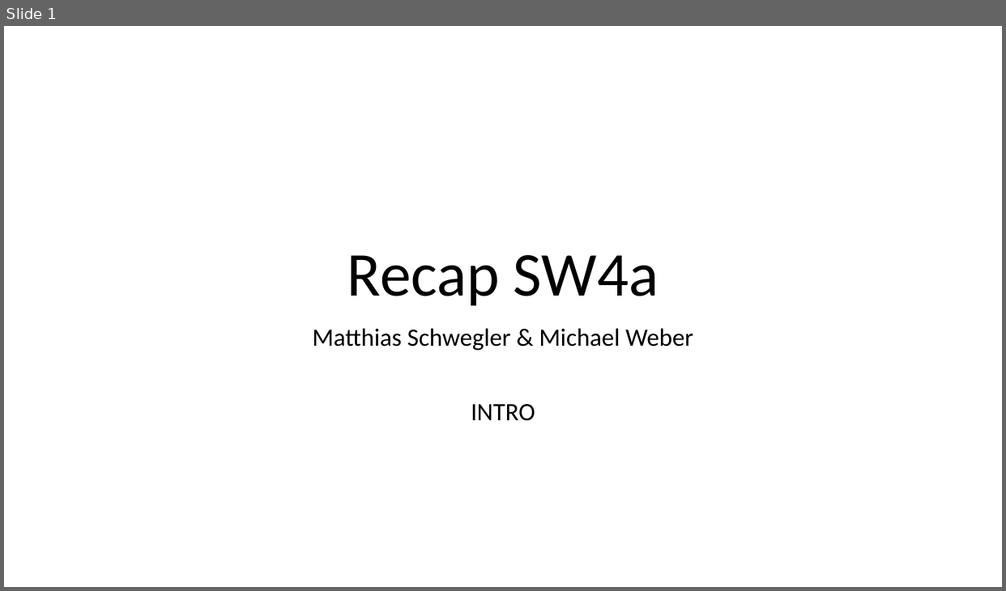
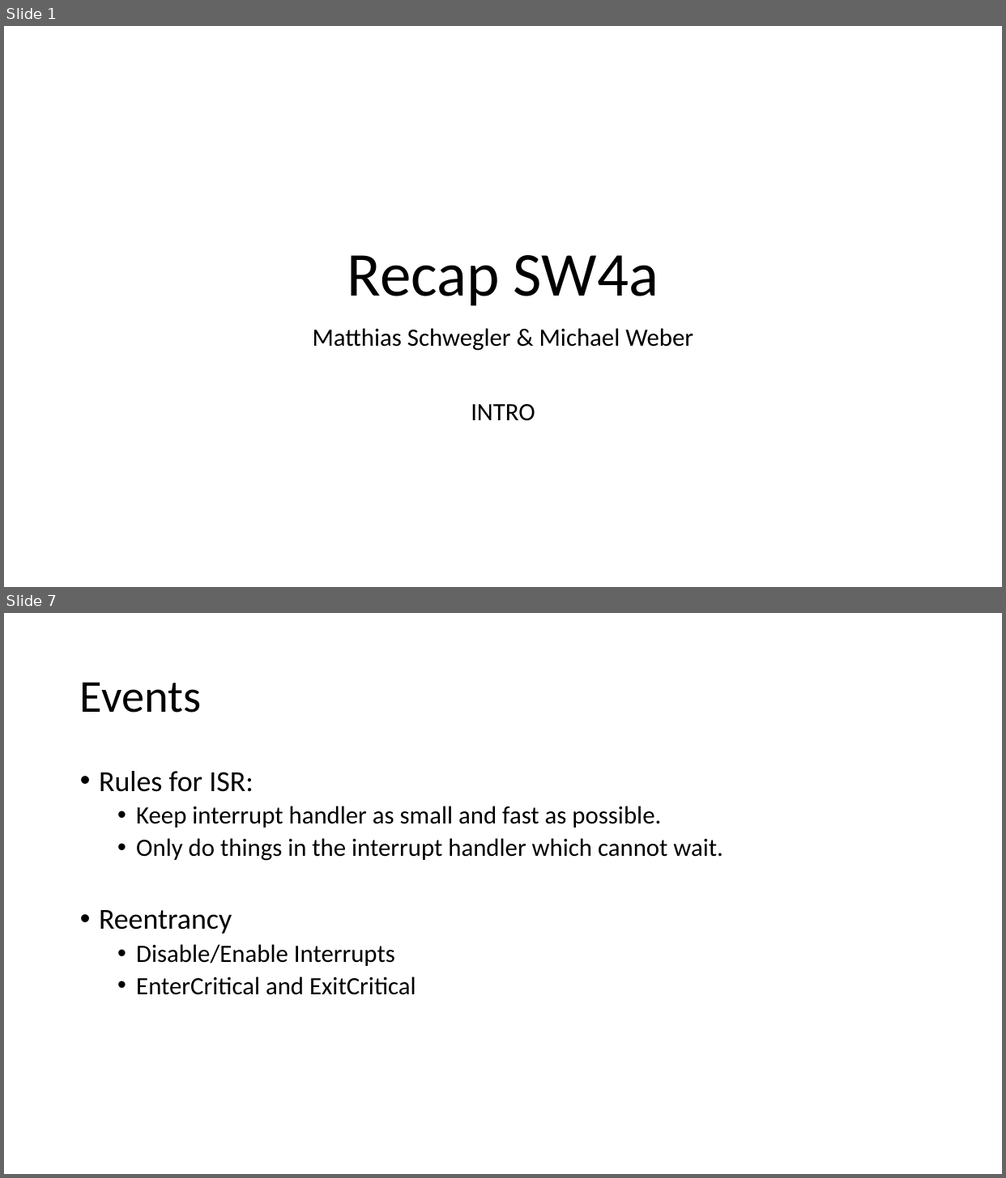
Before and after one commit to tdweber/Schweg_Web, a slide deck: SW04a Recap Schwegler Weber.pptx. Shown one above the other, each under a label of ours: slide 1 before the commit, slides 1 and 7 after it; the slides between them are not shown. The pictures are 1006x591 and 1006x1178 pixels, drawn with LibreOffice and Linux fonts; fonts in the diff are those of the drawing. Boxes give left, top, right and bottom in pixels: in the first picture for what was removed or moved away, otherwise in the second. Text is boxed around its words. In the diff, an @@ line names an element or a change of style, - is before the commit and + after.

```diff
--- a/SW04a Recap Schwegler Weber.pptx
+++ b/SW04a Recap Schwegler Weber.pptx
@@ slide 7 added at (4, 613, 1002, 1174), background #FFFFFF @@
@@ title added at (80, 682, 201, 713), 44 pt, text #000000 @@
+Events
@@ text added at (99, 771, 723, 995), 24 pt, text #000000 @@
+• Rules for ISR:
+  • Keep interrupt handler as small and fast as possible.
+  • Only do things in the interrupt handler which cannot wait.
+• Reentrancy
+  • Disable/Enable Interrupts
+  • EnterCritical and ExitCritical
```
Also in this commit, not shown: 6 slides changed, 8 other slides added, 2 slides removed.
